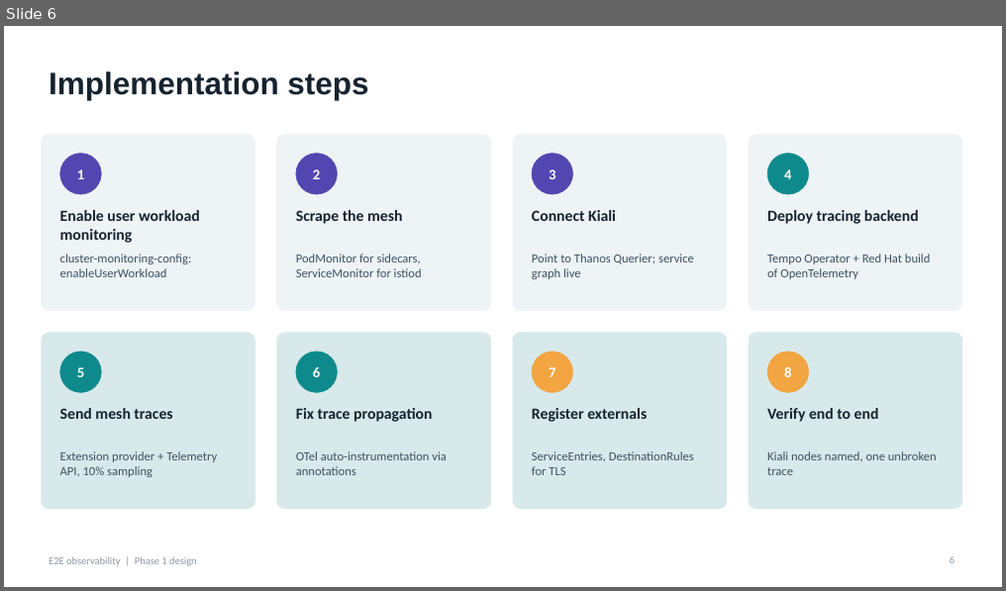
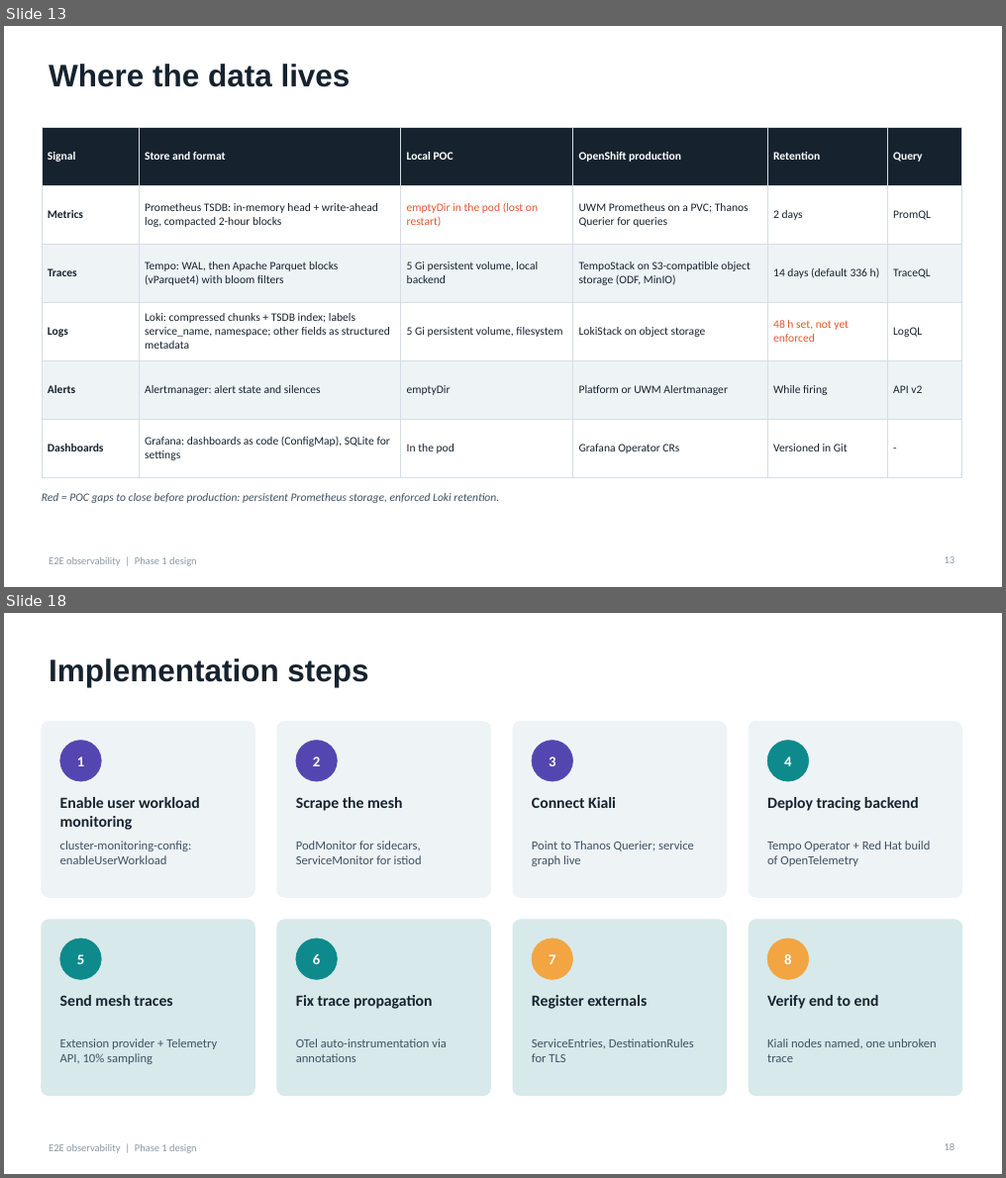
Before and after one commit to canpolatoral/monitoring-poc, a slide deck: docs/e2e_observability_design.pptx. Shown one above the other, each under a label of ours: slide 6 before the commit, slides 13 and 18 after it; the slides between them are not shown. The pictures are 1006x591 and 1006x1178 pixels, drawn with LibreOffice and Linux fonts; fonts in the diff are those of the drawing. Boxes give left, top, right and bottom in pixels: in the first picture for what was removed or moved away, otherwise in the second. Text is boxed around its words. In the diff, an @@ line names an element or a change of style, - is before the commit and + after.

```diff
--- a/docs/e2e_observability_design.pptx
+++ b/docs/e2e_observability_design.pptx
@@ slide 13 added at (4,26,1002,587), background #FFFFFF; not listed: 1 template element that a slide beside it also shows @@
@@ title added at (49,64,350,87), 30 pt, text #16232F, bold @@
+Where the data lives
@@ table added at (42,127,962,477), 6 rows, 6 columns @@
+Signal | Store and format | Local POC | OpenShift production | Retention | Query
+Metrics | Prometheus TSDB: in-memory head + write-ahead log, compacted 2-hour blocks | emptyDir in the pod (lost on restart) | UWM Prometheus on a PVC; Thanos Querier for queries | 2 days | PromQL
+Traces | Tempo: WAL, then Apache Parquet blocks (vParquet4) with bloom filters | 5 Gi persistent volume, local backend | TempoStack on S3-compatible object storage (ODF, MinIO) | 14 days (default 336 h) | TraceQL
+Logs | Loki: compressed chunks + TSDB index; labels service_name, namespace; other fields as structured metadata | 5 Gi persistent volume, filesystem | LokiStack on object storage | 48 h set, not yet enforced | LogQL
+Alerts | Alertmanager: alert state and silences | emptyDir | Platform or UWM Alertmanager | While firing | API v2
+Dashboards | Grafana: dashboards as code (ConfigMap), SQLite for settings | In the pod | Grafana Operator CRs | Versioned in Git | -
@@ text added at (42,493,499,503), 11 pt, text #3E5263, italic @@
+Red = POC gaps to close before production: persistent Prometheus storage, enforced Loki retention.
@@ page number added at (944,557,955,564), 10 pt, text #8A99A6 @@
+13
@@ what was slide 6 is now slide 18 @@
@@ page number at (944,1144,955,1151): text changed @@
-6
+18
```
Also in this commit, not shown: 11 other slides added, 6 other files.
